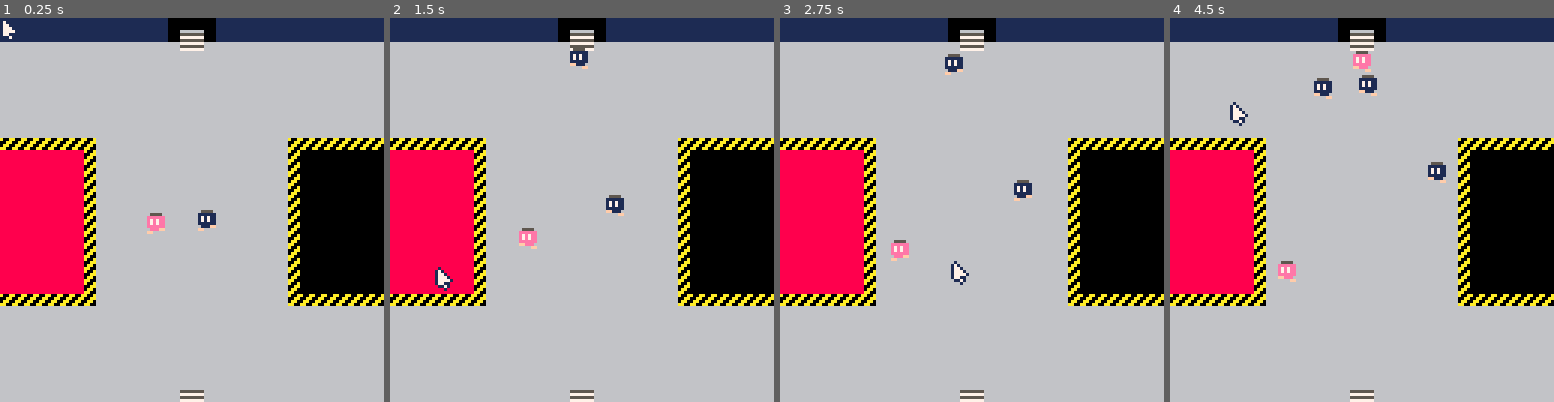
Above: before the commit, frames 1-4 (left to right).
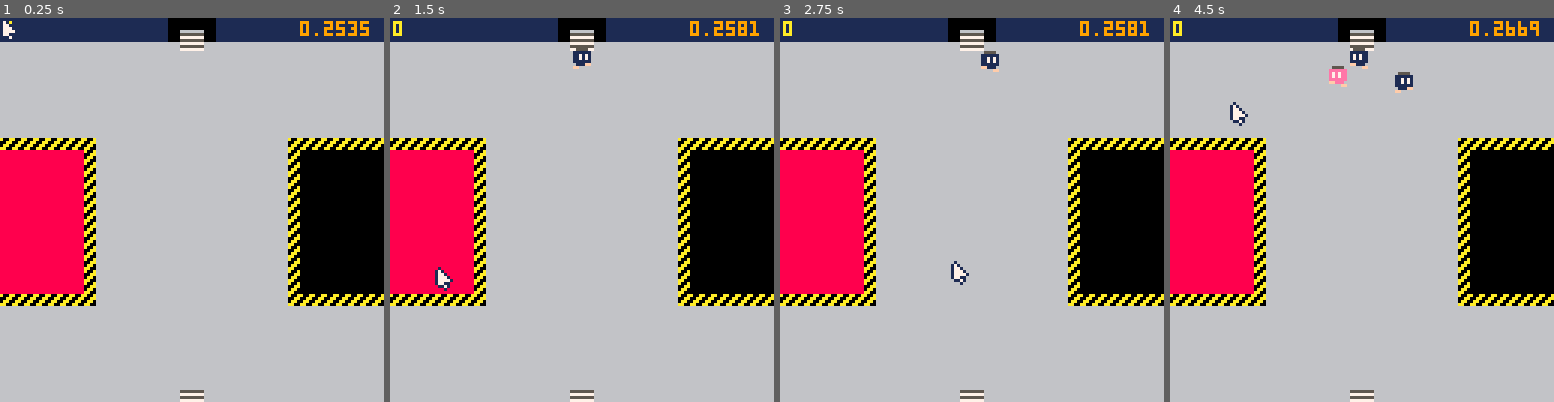
Above: after the commit, the same moments.

Repository: flofriday/Bombs
Game: PICO-8 cartridge bombs.p8
Same seed, same stepped clock (60 frames per second), same inputs: the game is played once before the commit and once after it.
Inputs (mouse positions are in pixels of both pictures, inside the frame that each line leads up to):
- Up to frame 1 (0.25 s): no input
- Up to frame 2 (1.5 s): click (670, 121) at 0.67 s; click (436, 267) at 1.22 s
- Up to frame 3 (2.75 s): click (887, 114) at 1.77 s; hold Up 2.15-2.42 s; click (952, 259) at 2.32 s
- Up to frame 4 (4.5 s): click (1404, 106) at 2.87 s; click (1465, 256) at 3.42 s; click (1231, 102) at 3.97 s

The runs differ from the first frame. In frame 1, 0.8% of the frame differs, in the area x 2-97%, y 0-57%; in frame 2, 1.0%; in frame 3, 1.3%; in frame 4, 2.0%, in the area x 0-97%, y 0-69%.

Commit message:
Add score, a sound and better collision detection.

Diff:
--- a/bombs.p8
+++ b/bombs.p8
@@ -8,6 +8,8 @@
  t = 0
  _upd = run_upd
  _drw = run_drw
+ score = 0
+ _cpu = stat(1)
 end
 
 function run_upd()
@@ -30,8 +32,9 @@
 
 function over_drw()
  cls()
- print("---game over---", 64-8*4, 64, 8)
- print("press ⬆️ to play again", 64-11*4, 64+10, 7)
+ print("---game over---", 64-8*4, 64-8, 8)
+ print("score: " ..score, 64-7*4, 64, 10)
+ print("press ⬇️ to play again", 64-11*4, 64+10, 7)
 end
 
 function _update60()
@@ -42,6 +45,9 @@
  cls()
  map(0,0,0,0, 16, 16)
  bombs:draw()
+ print(score, 1, 1, 10)
+ _cpu = stat(1) * 0.03 + _cpu * 0.97
+ print(stat(1), 100, 1, 9)
  mouse.draw(mouse)
 end
 
@@ -106,8 +112,6 @@
 
 function bombs:init()
  bombs.list = {}
- add(self.list, bomb:new(64,64))
- add(self.list, bomb:new(50, 64))
 end
 
 function bombs:update()
@@ -123,14 +127,18 @@
 end
 
 function bombs:draw()
- for b in all(self.list) do
+ --draw in reverse order so that
+ --older bombs get drawn on top
+ --as they wil explode sooner
+ for i = #self.list,1, -1 do
+  b = self.list[i]
   b:draw()
  end
 end
 
 function bombs:isbomb(x, y)
   for b in all(self.list) do
-   if b._upd == b.explosive and collide(x,y,b.x,b.y) then
+   if b._upd != b.walk and collide(x,y,b.x,b.y) then
     return true
    end
   end
@@ -161,6 +169,8 @@
     end
 
     if overlap_a(b.x,b.y,goal_flag) then
+     score+=1
+     sfx(1)
      b._upd=(b.walk)
     else
      b._upd=(b.explosive)
@@ -200,28 +210,90 @@
  return o
 end
 
+function bomb:on_wall()
+ return overlap_a(self.x, self.y, 0)
+end
+
+function bomb:avoid_wall()
+ local vec_x = 0
+ local vec_y = 0
+ if overlap(self.x, self.y,0) then
+  vec_x += 1
+  vec_y += 1
+ end
+ if overlap(self.x+8, self.y,0) then
+  vec_x += -1
+  vec_y += 1
+ end
+ if overlap(self.x, self.y+8,0) then
+  vec_x += 1
+  vec_y += -1
+ end
+ if overlap(self.x+8, self.y+8,0) then
+  vec_x += -1
+  vec_y += -1
+ end
+
+ vec_x = mid(-1, vec_x, 1)
+ vec_y = mid(-1, vec_y, 1)
+ if vec_x != 0 then
+  self.vx = abs(self.vx) * vec_x
+ end
+ if vec_y != 0 then
+  self.vy = abs(self.vy) * vec_y
+ end
+end
+
 function bomb:walk()
- if overlap_a(self.x + self.vx, self.y, 0) or
- self.x <= 0 or self.x >= 120 then
+ if overlap_p(self.x+self.vx, self.y+self.vy, 0) then
+  self:avoid_wall()
+ else
+	 if overlap_p(self.x+self.vx,self.y+self.vy, 0) then
+		 if overlap_a(self.x + self.vx, self.y, 0) then
+		  self.vx *= -1
+		 end
+		 if overlap_a(self.x, self.y + self.vy, 0) then
+		  self.vy *= -1
+		 end
+	 end
+ end
+
+ if self.x <= 0 or self.x >= 120 then
   self.vx *= -1
  end
- if overlap_a(self.x, self.y + self.vy, 0) or
- self.y > 120 then
-  self.vy *= -1
- end
+
 
  self.x += self.vx
  self.y += self.vy
 end
 
 function bomb:explosive()
- self:walk()
+ if self:on_wall() then
+  self:avoid_wall()
+ else
+	 if overlap_a(self.x + self.vx, self.y, 0) then
+	  self.vx *= -1
+	 end
+	 if overlap_a(self.x, self.y + self.vy, 0) then
+	  self.vy *= -1
+	 end
+ end
+
+ if self.x <= 0 or self.x >= 120 then
+  self.vx *= -1
+ end
+ if self.y > 120 then
+  self.vy *= -1
+ end
+
+ self.x += self.vx
+ self.y += self.vy
 end
 
 function bomb:drag()
  mx,my,mb = mouse.state()
- self.x = mx - self.mox
- self.y = my - self.moy
+ self.x = mid(mx - self.mox, 0, 120)
+ self.y = mid(my - self.moy, 8, 120)
 end
 
 function bomb:update()
@@ -230,8 +302,9 @@
 
 function bomb:draw()
  --print(mget(self.x/8, self.y/8) , self.x, self.y-8, 2)
- --print(self._upd == self.explosive , self.x, self.y-8, 2)
- spr((t/15 % 2) + 2 + (16 * self.col), self.x,self.y)
+ --print(self:on_wall(), self.x, self.y-8, 11)
+ --print(self._upd == self.walk, self.x, self.y-16, 11)
+ spr((t/15 % 2) + 2 + (16 * self.col), self.x,self.y, 1, 1, self.vx > 0)
 end
 -->8
 -- documentation--
@@ -257,6 +330,11 @@
   overlap(x+8,y+8,flag)
 end
 
+function overlap_p(x,y,flag)
+ return
+  overlap(x+4,y+4,flag)
+end
+
 function collide(mx,my,bx,by)
  return
   mx >= bx and
@@ -265,6 +343,12 @@
   my <= by + 8
 end
 
+function sign(n)
+ if n < 0.1 then
+  return -1
+ end
+ return 1
+end
 __gfx__
 00000000000000000000000000000000000000000000000000000000000000000000000000000000000000000000000000000000000000000000000000000000
 00000000005555000055550000555500000000000000000000000000000000000000000000000000000000000000000000000000000000000000000000000000
@@ -282,16 +366,16 @@
 00000000011111100111111001111110000000000000000000000000000000000000000000000000000000000000000000000000000000000000000000000000
 00000000001111000ff1110000111ff0000000000000000000000000000000000000000000000000000000000000000000000000000000000000000000000000
 000000000ff00ff000000ff00ff00000000000000000000000000000000000000000000000000000000000000000000000000000000000000000000000000000
-00000000000000000100000000000000100000000000000000000000000000000000000000000000000000000000000000000000000000000000000000000000
-00000000000000001710000000000001710000000000000000000000000000000000000000000000000000000000000000000000000000000000000000000000
-00000000000000001771000000000001711010000000000010101000000000000000000000000000000000000000000000000000000000000000000000000000
-00000000000000001777100000000001717171000000000171717100000000000000000000000000000000000000000000000000000000000000000000000000
-00000000000000001777710000000011777771000000001177777100000000000000000000000000000000000000000000000000000000000000000000000000
-00000000000000001771100000000171777771000000017177777100000000000000000000000000000000000000000000000000000000000000000000000000
-00000000000000000117100000000017777771000000001777777100000000000000000000000000000000000000000000000000000000000000000000000000
-00000000000000000001000000000001177710000000000117771000000000000000000000000000000000000000000000000000000000000000000000000000
-00000000000000000000000000000000177710000000000017771000000000000000000000000000000000000000000000000000000000000000000000000000
-00000000000000000000000000000000011100000000000001110000000000000000000000000000000000000000000000000000000000000000000000000000
+00000000000000000100000000000000010000000000000000000000000000000000000000000000000000000000000000000000000000000000000000000000
+00000000000000001710000000000000171000000000000000000000000000000000000000000000000000000000000000000000000000000000000000000000
+00000000000000001771000000000000171101000000000001010100000000000000000000000000000000000000000000000000000000000000000000000000
+00000000000000001777100000000000171717100000000017171710000000000000000000000000000000000000000000000000000000000000000000000000
+00000000000000001777710000000001177777100000000117777710000000000000000000000000000000000000000000000000000000000000000000000000
+00000000000000001771100000000017177777100000001717777710000000000000000000000000000000000000000000000000000000000000000000000000
+00000000000000000117100000000001777777100000000177777710000000000000000000000000000000000000000000000000000000000000000000000000
+00000000000000000001000000000000117771000000000011777100000000000000000000000000000000000000000000000000000000000000000000000000
+00000000000000000000000000000000017771000000000001777100000000000000000000000000000000000000000000000000000000000000000000000000
+00000000000000000000000000000000001110000000000000111000000000000000000000000000000000000000000000000000000000000000000000000000
 00000000000000000000000000000000000000000000000000000000000000000000000000000000000000000000000000000000000000000000000000000000
 00000000000000000000000000000000000000000000000000000000000000000000000000000000000000000000000000000000000000000000000000000000
 00000000000000000000000000000000000000000000000000000000000000000000000000000000000000000000000000000000000000000000000000000000
Not shown, changed: the sound effects (__sfx__) section of bombs.p8
Not shown, removed: bombs.js
Not shown, changed: index.html
Not shown, added: index.js
